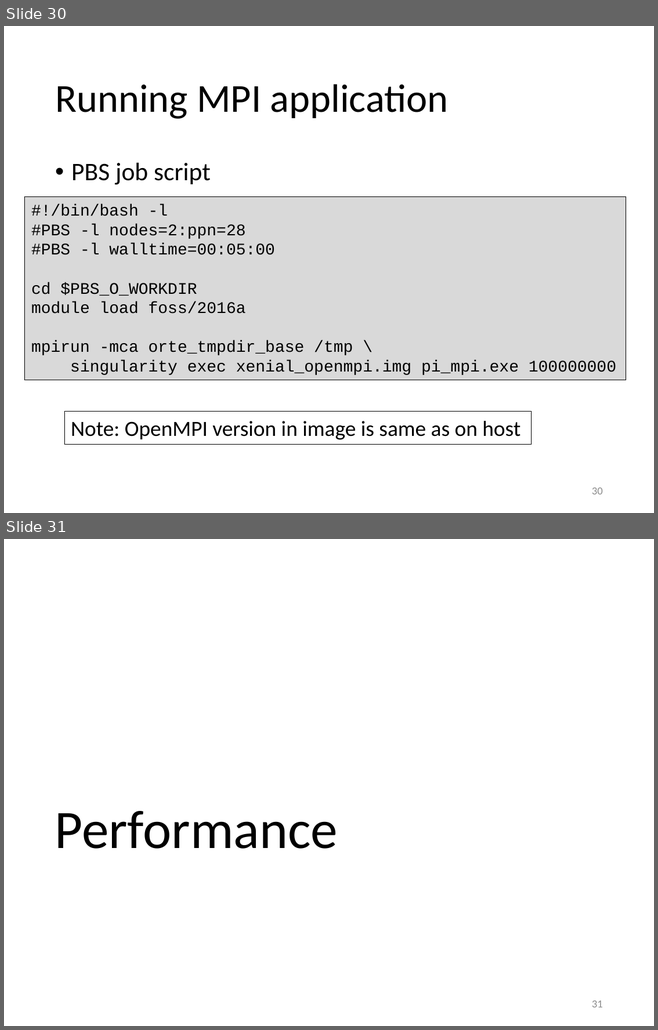
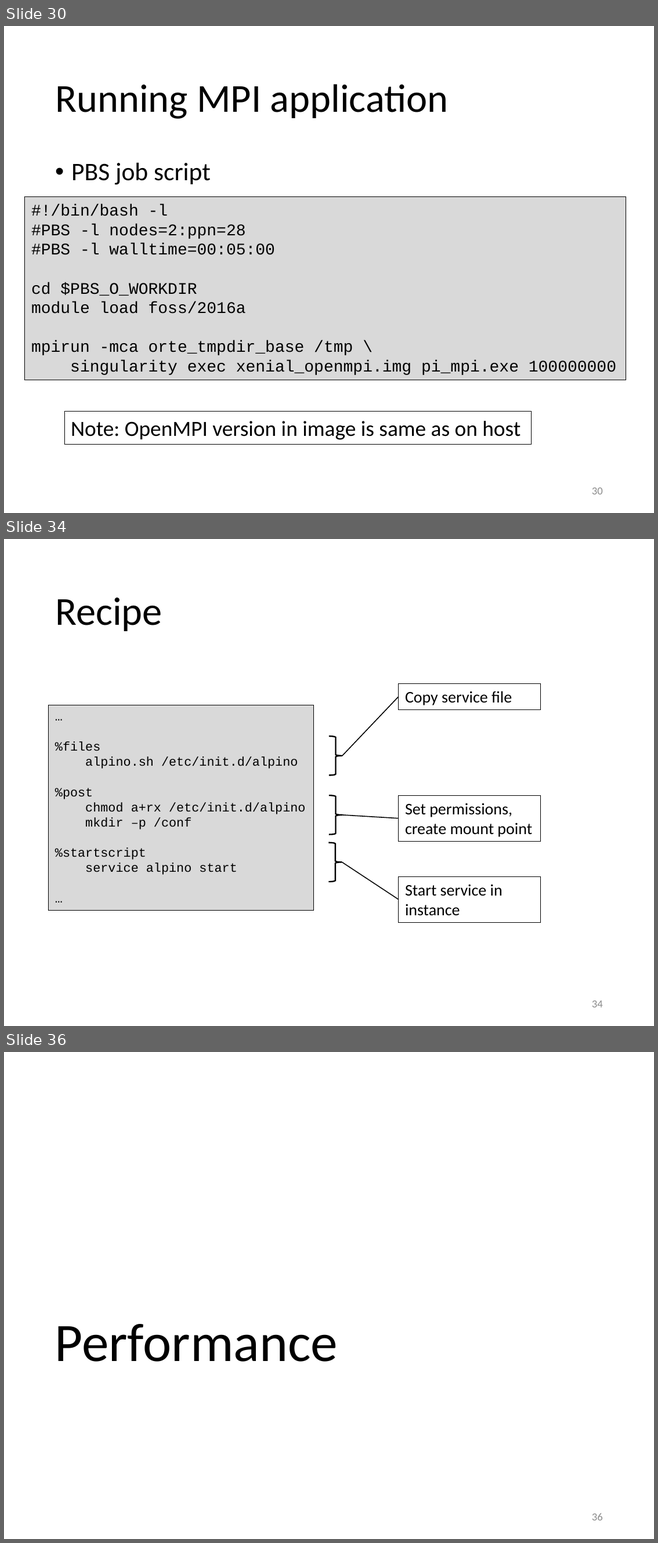
Before and after one commit to gjbex/training-material, a slide deck: Virtualization/singularity.pptx. Shown one above the other, each under a label of ours: slides 30 and 31 before the commit, slides 30, 34 and 36 after it; the slides between them are not shown. The pictures are 658x1030 and 658x1543 pixels, drawn with LibreOffice and Linux fonts; fonts in the diff are those of the drawing. Boxes give left, top, right and bottom in pixels: in the first picture for what was removed or moved away, otherwise in the second. Text is boxed around its words. In the diff, an @@ line names an element or a change of style, - is before the commit and + after.

Commit message:
Add section on services; updated documentation link

```diff
--- a/Virtualization/singularity.pptx
+++ b/Virtualization/singularity.pptx
@@ slide 34 added at (4, 539, 654, 1026), background #FFFFFF @@
@@ title added at (55, 598, 162, 631), 44 pt, text #000000 @@
+Recipe
@@ rectangle added at (398, 683, 540, 709), fill #FFFFFF, outline #000000 0.75 pt, 18 pt, text #000000 @@
+Copy service file
@@ rectangle added at (49, 705, 314, 911), fill #D9D9D9, outline #000000 0.75 pt, 14 pt, text #000000 @@
+…
+%files
+alpino.sh /etc/init.d/alpino
+%post
+chmod a+rx /etc/init.d/alpino
+mkdir –p /conf
+%startscript
+service alpino start
+…
@@ line added from (343, 756) to (398, 697), #000000 1 pt @@
@@ right brace added at (329, 736, 343, 776), outline #000000 1.5 pt @@
@@ right brace added at (329, 795, 343, 835), outline #000000 1.5 pt @@
@@ rectangle added at (398, 795, 540, 842), fill #FFFFFF, outline #000000 0.75 pt, 18 pt, text #000000 @@
+Set permissions,
+create mount point
@@ line added from (343, 815) to (398, 819), #000000 1 pt @@
@@ right brace added at (328, 843, 342, 882), outline #000000 1.5 pt @@
@@ line added from (342, 863) to (398, 900), #000000 1 pt @@
@@ rectangle added at (398, 877, 540, 923), fill #FFFFFF, outline #000000 0.75 pt, 18 pt, text #000000 @@
+Start service in
+instance
@@ page number added at (592, 1001, 603, 1008), 12 pt, text #8C8C8C @@
+34
@@ what was slide 31 is now slide 36 @@
@@ page number at (592, 1513, 603, 1521): text changed @@
-31
+36
```
Also in this commit, not shown: 1 slide changed, 4 other slides added.
